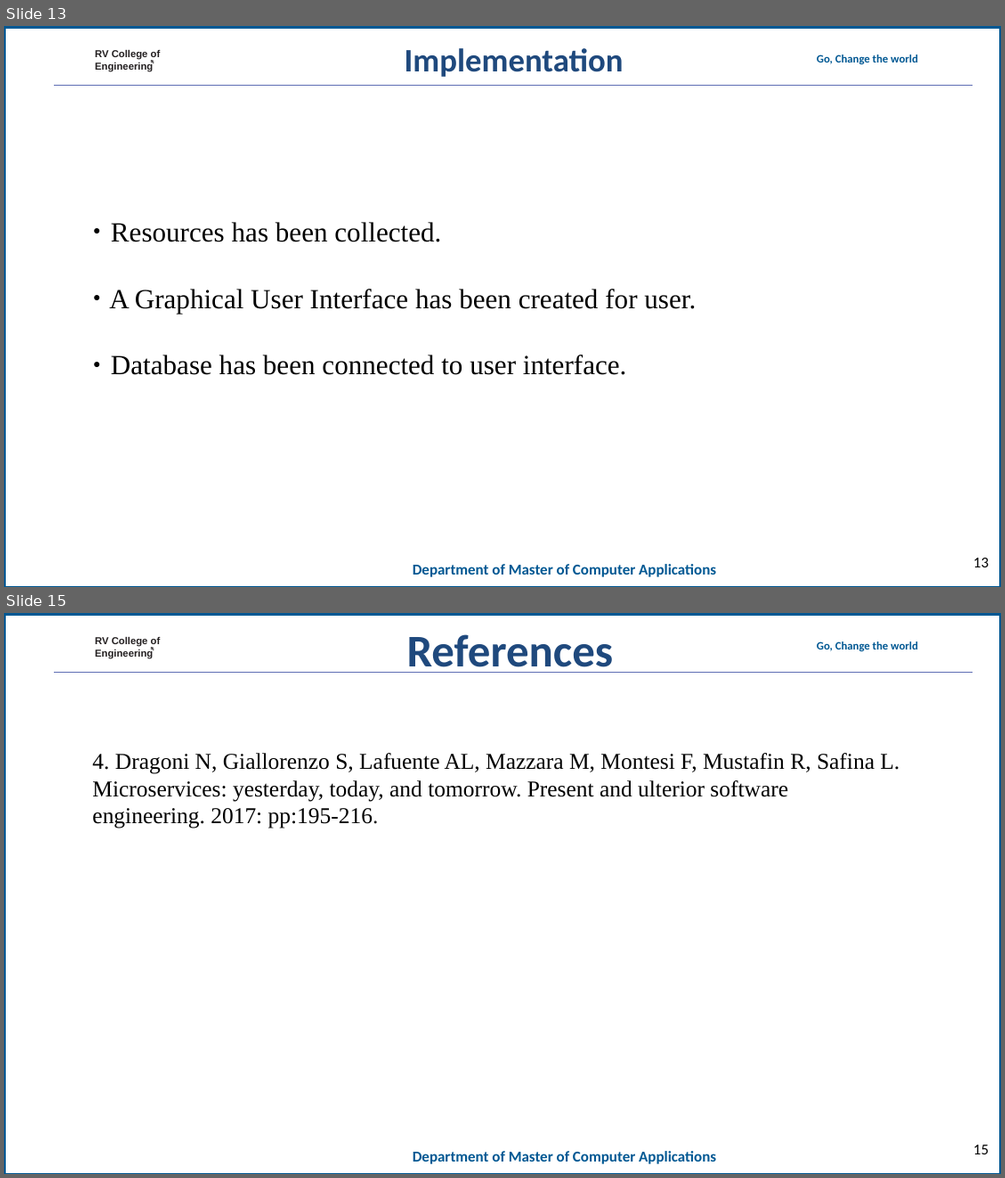
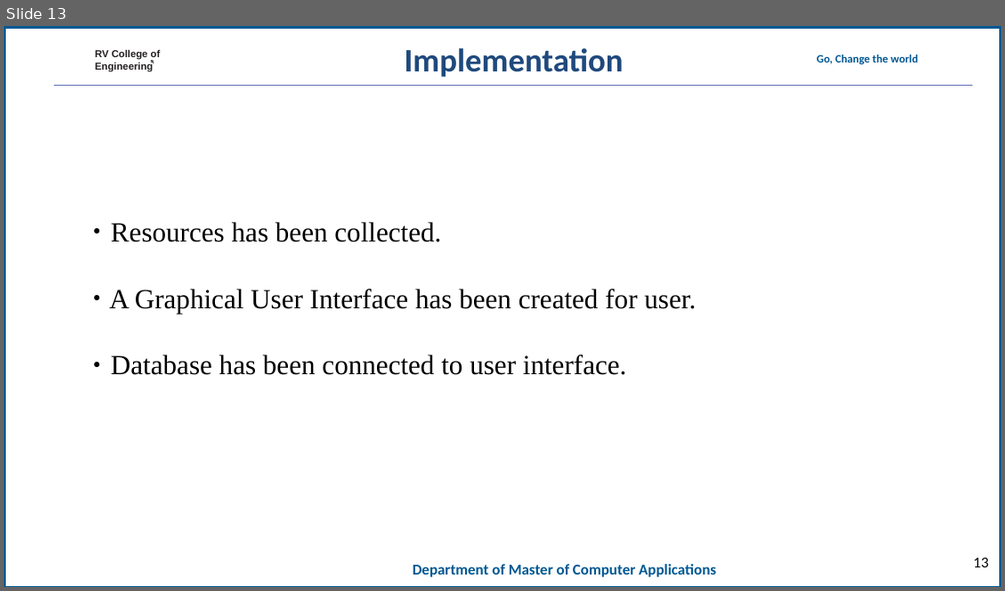
Before and after one commit to mohanrockz/Minor-Project, a slide deck: 20mca36-Minor Project_Phase 2_template11.ppt. Shown one above the other, each under a label of ours: slides 13 and 15 before the commit, slide 13 after it; the slides between them are not shown. The pictures are 1005x1178 and 1005x591 pixels, drawn with LibreOffice and Linux fonts; fonts in the diff are those of the drawing; background and template pictures are left out. Boxes give left, top, right and bottom in pixels: in the first picture for what was removed or moved away, otherwise in the second. Text is boxed around its words. In the diff, an @@ line names an element or a change of style, - is before the commit and + after.

Commit message:
11 references added

```diff
--- a/20mca36-Minor Project_Phase 2_template11.ppt
+++ b/20mca36-Minor Project_Phase 2_template11.ppt
@@ slide 15 removed at [4, 613, 1001, 1174], background #FFFFFF; not listed: 7 template elements that a slide beside it also shows @@
@@ text removed at [407, 634, 614, 673] @@
-References
@@ text removed at [92, 753, 899, 828] @@
-4. Dragoni N, Giallorenzo S, Lafuente AL, Mazzara M, Montesi F, Mustafin R, Safina L. Microservices: yesterday, today, and tomorrow. Present and ulterior software engineering. 2017: pp:195-216.
@@ page number removed at [973, 1144, 988, 1154] @@
-15
```
Also in this commit, not shown: 1 slide changed, 2 slides added.
